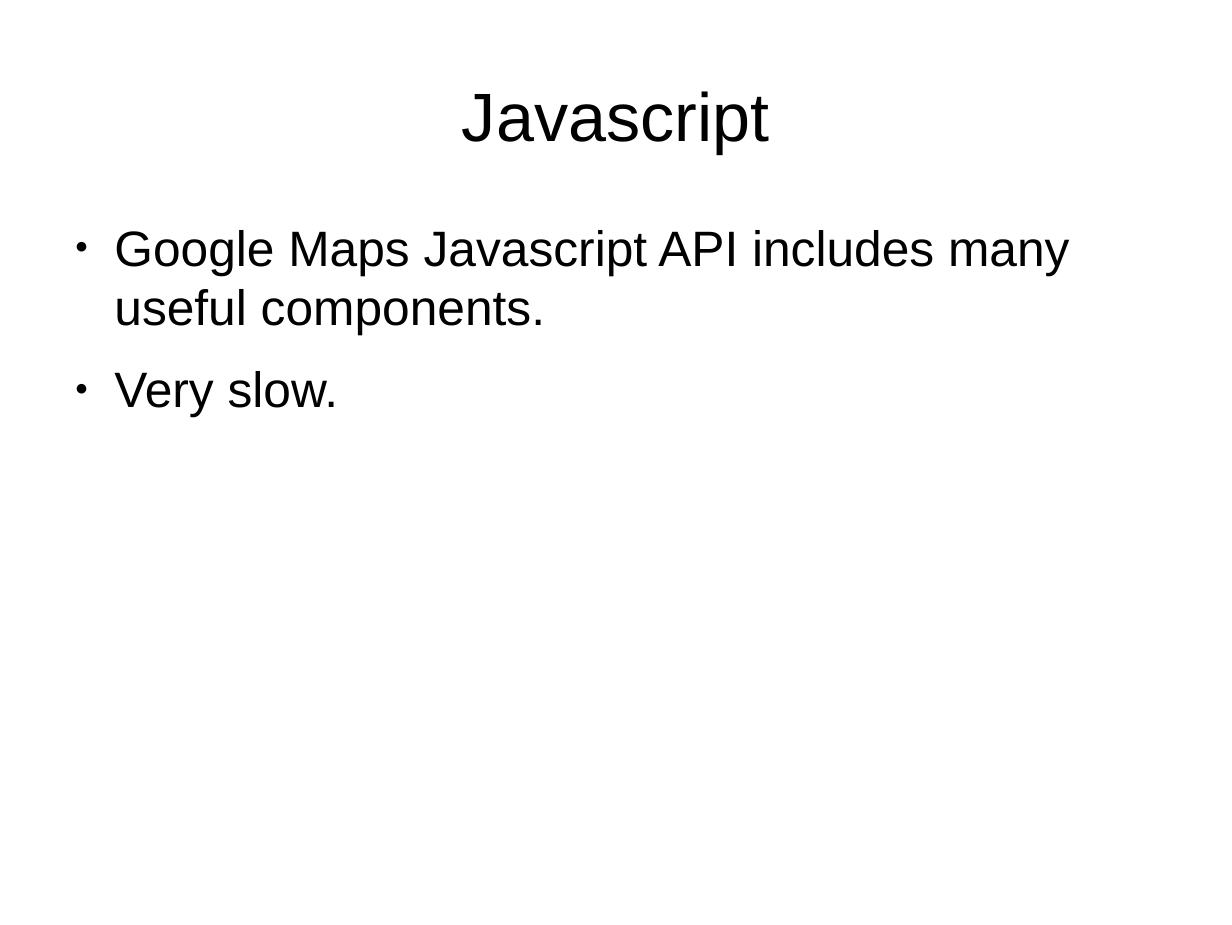
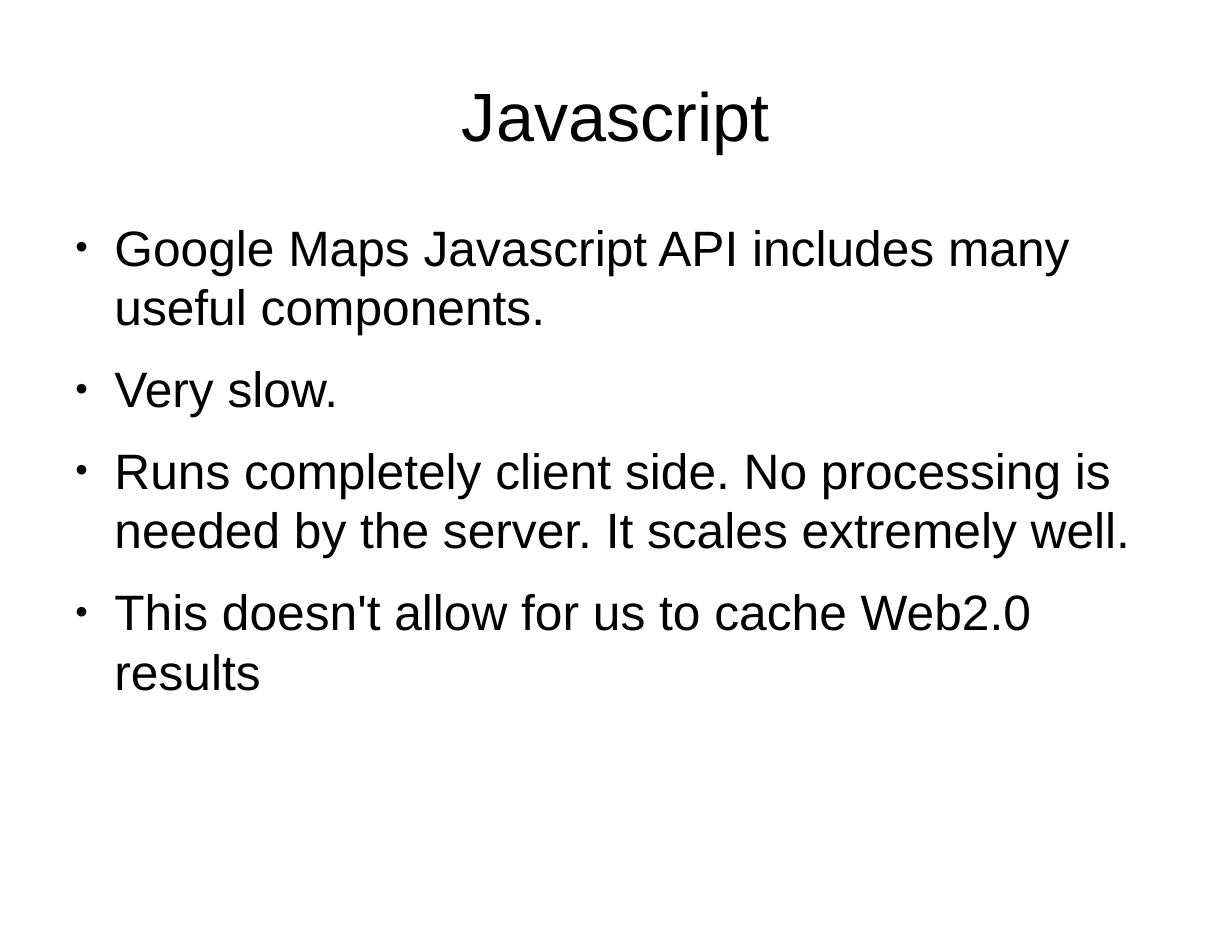
Before and after one commit to fsuarez2005/cosc481-frank-placemap, a slide deck: slide 8 of doc/presentation.odp (slide 9 before the commit). Drawn at 1232x925 pixels with LibreOffice and Linux fonts; fonts in the diff are those of the drawing. Boxes give left, top, right and bottom in pixels: in the first picture for what was removed or moved away, otherwise in the second. Text is boxed around its words. In the diff, an @@ line names an element or a change of style, - is before the commit and + after.

Commit message:
updated powerpoint.

```diff
--- a/doc/presentation.odp
+++ b/doc/presentation.odp
@@ text at (x1=114, y1=453, x2=1130, y2=691): paragraphs added @@
+● Runs completely client side. No processing is needed by the server. It scales extremely well.
+● This doesn't allow for us to cache Web2.0 results
```
Also in this commit, not shown: 4 other slides changed, 1 slide removed.
